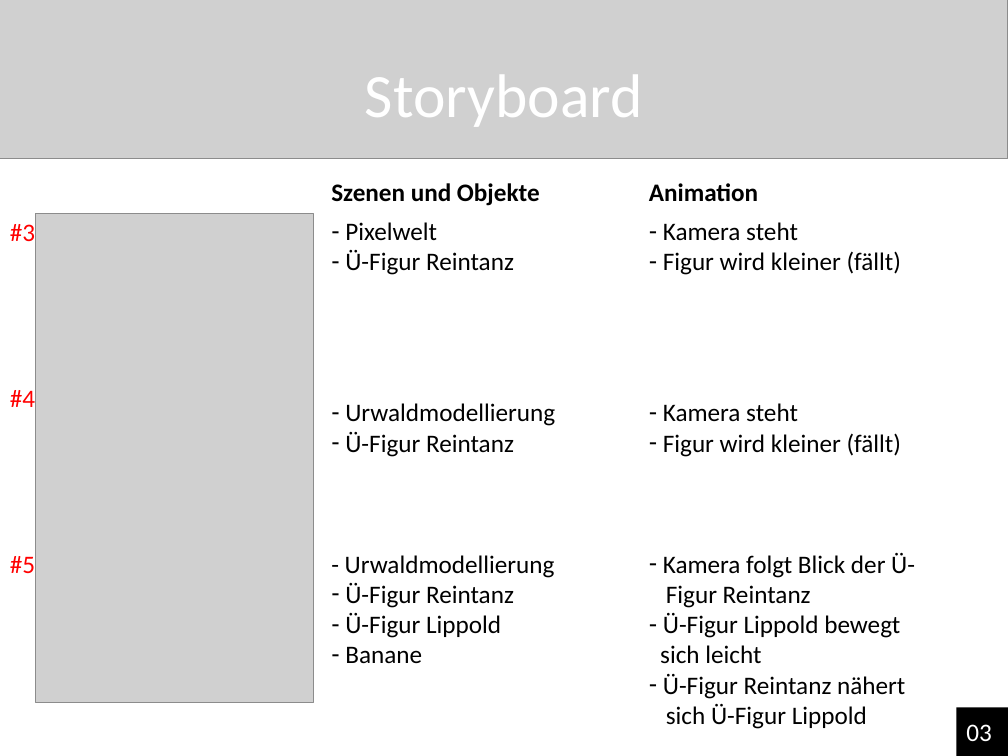
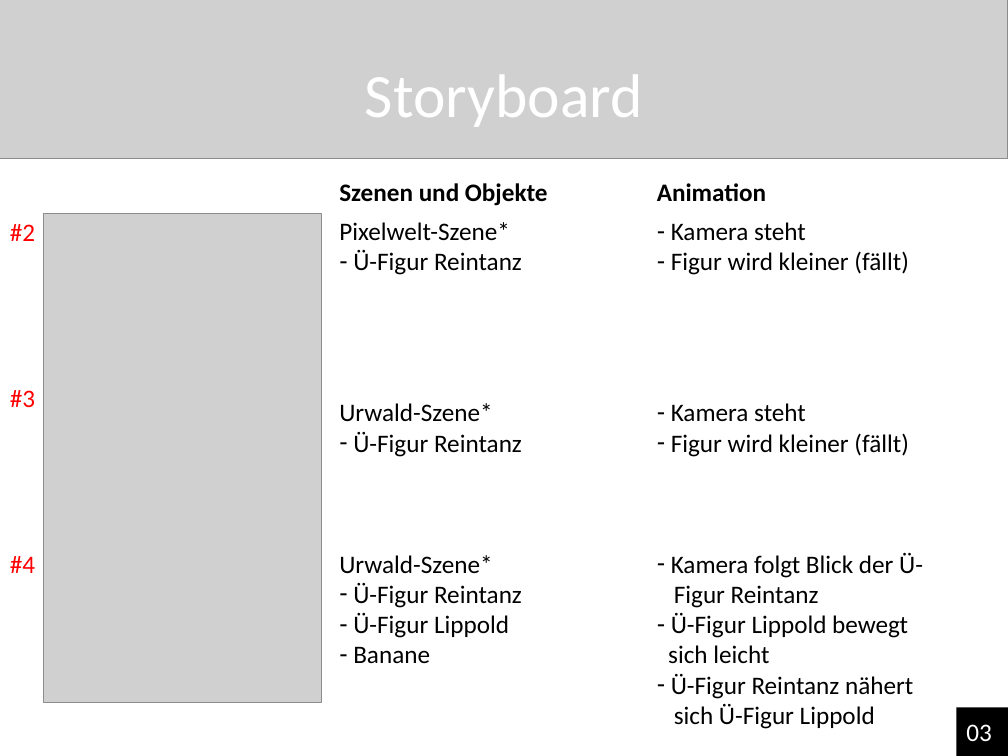
Before and after one commit to NReintanz/Pixie, a slide deck: slide 4 of 00_Organsiatorisches/Pixie‘s großes Abenteuer.pptx. Drawn at 1008x756 pixels with LibreOffice and Linux fonts; fonts in the diff are those of the drawing; grey boxes stand for pictures. Boxes give left, top, right and bottom in pixels: in the first picture for what was removed or moved away, otherwise in the second. Text is boxed around its words. In the diff, an @@ line names an element or a change of style, - is before the commit and + after.

```diff
--- a/00_Organsiatorisches/Pixie‘s großes Abenteuer.pptx
+++ b/00_Organsiatorisches/Pixie‘s großes Abenteuer.pptx
@@ text at (10,224,35,241): text changed @@
-#3
+#2
@@ text at (339,222,510,240): text changed @@
-– Pixelwelt
+Pixelwelt-Szene*
@@ 3 texts, 1 picture: place and size @@
-3 texts, 1 picture at (35,183,915,729)
+3 texts, 1 picture at (43,183,923,729)
@@ text at (10,390,35,407): text changed @@
-#4
+#3
@@ text at (339,403,492,422): text changed @@
-– Urwaldmodellierung
+Urwald-Szene*
@@ text at (10,556,35,573): text changed @@
-#5
+#4
@@ text at (339,555,492,574): text changed @@
-- Urwaldmodellierung
+Urwald-Szene*
```
Also in this commit, not shown: 8 other slides changed, 3 other files.
